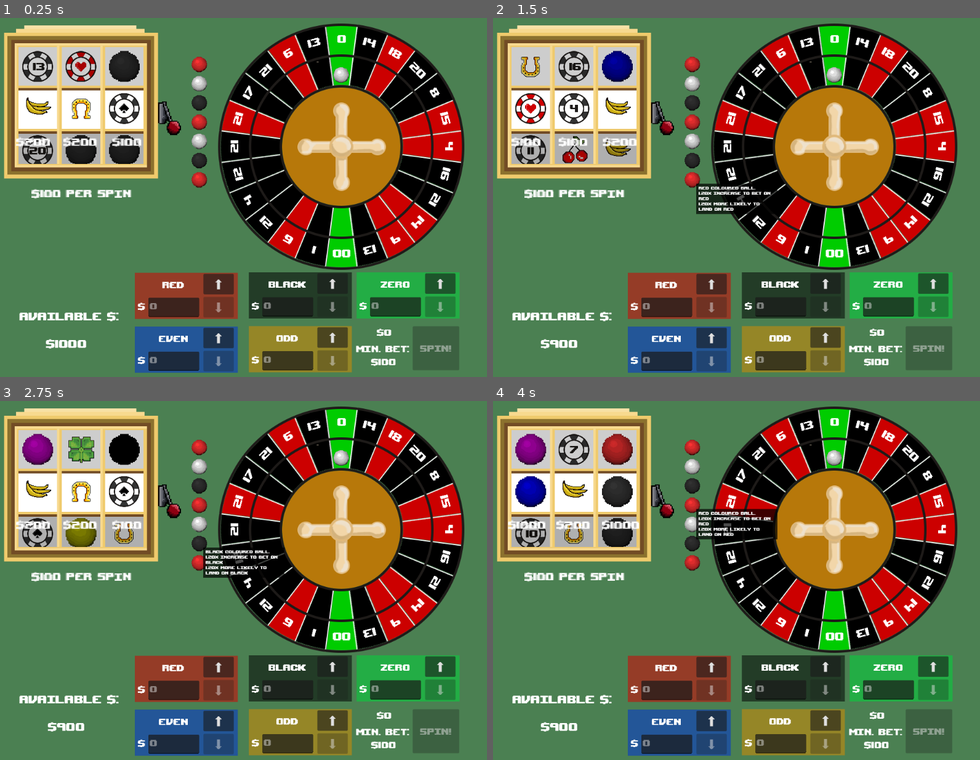
Above: before the commit, frames 1-4 (two rows, left to right).
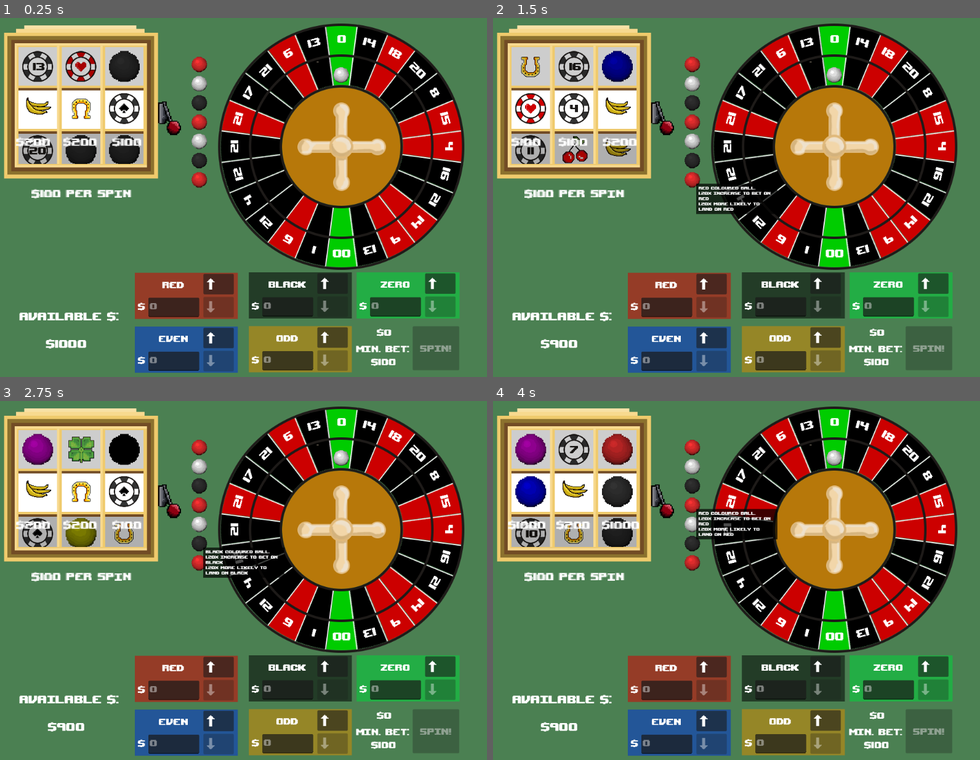
Above: after the commit, the same moments.

Repository: RossRKK/gmtk-game-jam-2025
Game: Godot game, scene res://scenes/roulette_scene.tscn
The game is run twice, just before and just after one commit, with the same random seed, the same clock (stepped at 60 frames per second) and the same inputs. Sound files missing from this copy of the repository are replaced by a short silence.
Inputs (mouse positions are in pixels of both pictures, inside the frame that each line leads up to):
- Up to frame 1 (0.25 s): no input
- Up to frame 2 (1.5 s): click (663, 100) at 0.5 s; click (692, 179) at 1.27 s
- Up to frame 3 (2.75 s): click (199, 544) at 2.02 s
- Up to frame 4 (4 s): click (692, 523) at 2.77 s; click (692, 505) at 3.52 s

The runs differ from the first frame. In frame 1, 0.5% of the frame differs, in the area x 42-92%, y 72-98%; in frame 2, 0.5%; in frame 3, 0.5%; in frame 4, 0.5%.

Commit message:
fixed arrows in web release

Diff:
--- /dev/null
+++ b/arrow.tres
@@ -0,0 +1,7 @@
+[gd_resource type="Theme" load_steps=2 format=3 uid="uid://bcnt4107hclm1"]
+
+[sub_resource type="SystemFont" id="SystemFont_4ryog"]
+
+[resource]
+default_font = SubResource("SystemFont_4ryog")
+default_font_size = 32
--- /dev/null
+++ b/assets/svg/down-arrrow.svg
@@ -0,0 +1,9 @@
+<?xml version="1.0" encoding="UTF-8" standalone="no"?>
+<!DOCTYPE svg PUBLIC "-//W3C//DTD SVG 1.1//EN" "http://www.w3.org/Graphics/SVG/1.1/DTD/svg11.dtd">
+<svg width="100%" height="100%" viewBox="0 0 30 30" version="1.1" xmlns="http://www.w3.org/2000/svg" xmlns:xlink="http://www.w3.org/1999/xlink" xml:space="preserve" xmlns:serif="http://www.serif.com/" style="fill-rule:evenodd;clip-rule:evenodd;stroke-linejoin:round;stroke-miterlimit:2;">
+    <g transform="matrix(3.58783e-18,0.0585938,-0.0585938,3.58783e-18,30,-1.06581e-14)">
+        <g>
+            <path d="M512,256L328.348,72.348L328.348,194.783L0,194.783L0,317.217L328.348,317.217L328.348,439.652L512,256Z" style="fill:white;fill-rule:nonzero;"/>
+        </g>
+    </g>
+</svg>
--- /dev/null
+++ b/assets/svg/right-arrrow.svg
@@ -0,0 +1,10 @@
+<?xml version="1.0" encoding="iso-8859-1"?>
+<!-- Uploaded to: SVG Repo, www.svgrepo.com, Generator: SVG Repo Mixer Tools -->
+<svg fill="#000000" height="800px" width="800px" version="1.1" id="Layer_1" xmlns="http://www.w3.org/2000/svg" xmlns:xlink="http://www.w3.org/1999/xlink"
+	 viewBox="0 0 512 512" xml:space="preserve">
+<g>
+	<g>
+		<polygon points="512,256 328.348,72.348 328.348,194.783 0,194.783 0,317.217 328.348,317.217 328.348,439.652 		"/>
+	</g>
+</g>
+</svg>
--- /dev/null
+++ b/assets/svg/up-arrrow.svg
@@ -0,0 +1,9 @@
+<?xml version="1.0" encoding="UTF-8" standalone="no"?>
+<!DOCTYPE svg PUBLIC "-//W3C//DTD SVG 1.1//EN" "http://www.w3.org/Graphics/SVG/1.1/DTD/svg11.dtd">
+<svg width="100%" height="100%" viewBox="0 0 30 30" version="1.1" xmlns="http://www.w3.org/2000/svg" xmlns:xlink="http://www.w3.org/1999/xlink" xml:space="preserve" xmlns:serif="http://www.serif.com/" style="fill-rule:evenodd;clip-rule:evenodd;stroke-linejoin:round;stroke-miterlimit:2;">
+    <g transform="matrix(3.58783e-18,-0.0585938,0.0585938,3.58783e-18,2.13163e-15,30)">
+        <g>
+            <path d="M512,256L328.348,72.348L328.348,194.783L0,194.783L0,317.217L328.348,317.217L328.348,439.652L512,256Z" style="fill:white;fill-rule:nonzero;"/>
+        </g>
+    </g>
+</svg>
--- a/scenes/bet_space.tscn
+++ b/scenes/bet_space.tscn
@@ -1,7 +1,10 @@
-[gd_scene load_steps=3 format=3 uid="uid://dwslltnvmerrq"]
+[gd_scene load_steps=6 format=3 uid="uid://dwslltnvmerrq"]
 
 [ext_resource type="Script" uid="uid://dsdw1682571ug" path="res://scripts/bet_zone.gd" id="1_wwqtj"]
 [ext_resource type="Theme" uid="uid://774qwrnpcvo5" path="res://scenes/text_theme.tres" id="2_1vpie"]
+[ext_resource type="Theme" uid="uid://bcnt4107hclm1" path="res://arrow.tres" id="2_f41xx"]
+[ext_resource type="Texture2D" uid="uid://cfhwnrh5ibjog" path="res://assets/svg/up-arrrow.svg" id="3_f41xx"]
+[ext_resource type="Texture2D" uid="uid://rlskhqac5mme" path="res://assets/svg/down-arrrow.svg" id="3_ia1iq"]
 
 [node name="BetZone" type="Node2D"]
 script = ExtResource("1_wwqtj")
@@ -17,8 +20,8 @@
 offset_right = 257.0
 offset_bottom = 116.0
 mouse_default_cursor_shape = 2
-theme = ExtResource("2_1vpie")
-text = "⬇"
+theme = ExtResource("2_f41xx")
+icon = ExtResource("3_ia1iq")
 
 [node name="Up" type="Button" parent="."]
 offset_left = 178.0
@@ -26,9 +29,8 @@
 offset_right = 257.0
 offset_bottom = 56.0
 mouse_default_cursor_shape = 2
-theme = ExtResource("2_1vpie")
-text = "⬆
-"
+theme = ExtResource("2_f41xx")
+icon = ExtResource("3_f41xx")
 
 [node name="Dollar" type="RichTextLabel" parent="."]
 offset_left = 2.0
--- a/scenes/slot_machine.tscn
+++ b/scenes/slot_machine.tscn
@@ -57,6 +57,7 @@
 metadata/_custom_type_script = "uid://b7v1503uwjkpd"
 
 [node name="TopShade" type="ColorRect" parent="Backdrop"]
+layout_mode = 0
 offset_left = -1.0
 offset_top = 1.0
 offset_right = 118.0
@@ -64,6 +65,7 @@
 color = Color(0, 0, 0, 0.196078)
 
 [node name="BottomShade" type="ColorRect" parent="Backdrop"]
+layout_mode = 0
 offset_top = 76.0
 offset_right = 119.0
 offset_bottom = 110.0
Not shown, added: assets/svg/down-arrrow.svg.import
Not shown, added: assets/svg/right-arrrow.svg.import
Not shown, added: assets/svg/up-arrrow.svg.import
Not shown, added: build/web/red-or-black.apple-touch-icon.png.import
Not shown, added: build/web/red-or-black.icon.png.import
Not shown, added: build/web/red-or-black.png.import
Not shown, added: export_presets.cfg
Not shown, changed: icon.svg.import
Not shown, changed: .DS_Store
Not shown, changed: assets/.DS_Store
Not shown, added: build/web/red-or-black.apple-touch-icon.png
Not shown, added: build/web/red-or-black.audio.position.worklet.js
(and 7 more such lines)
